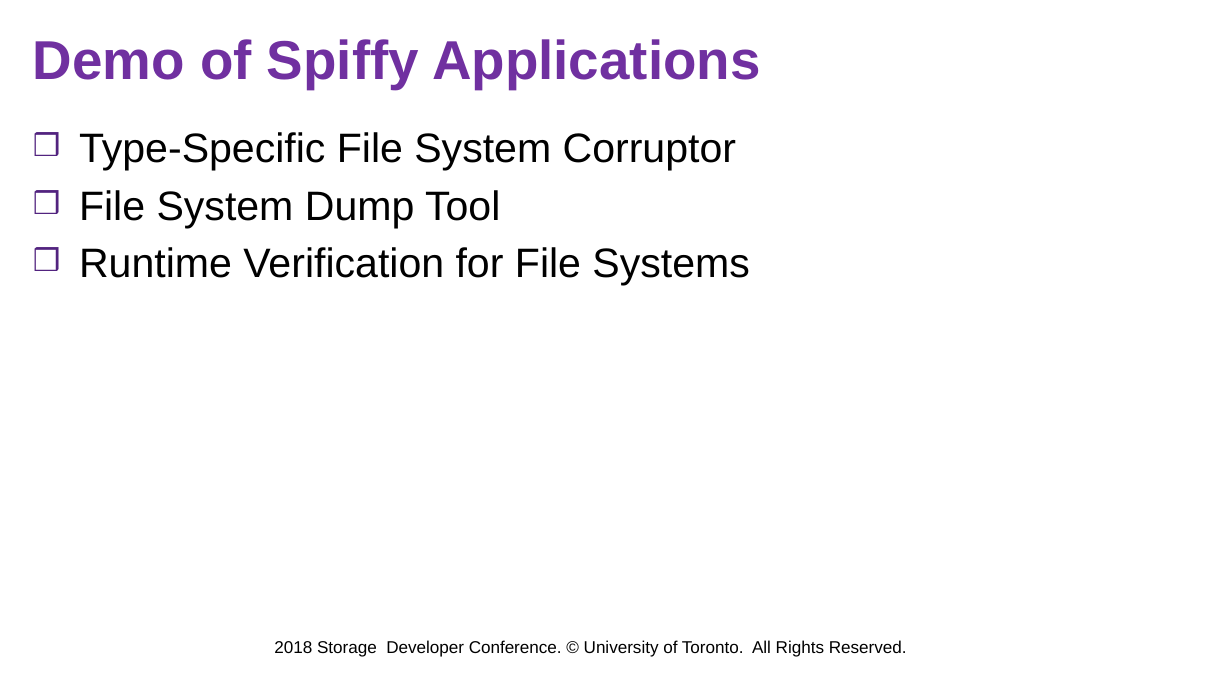
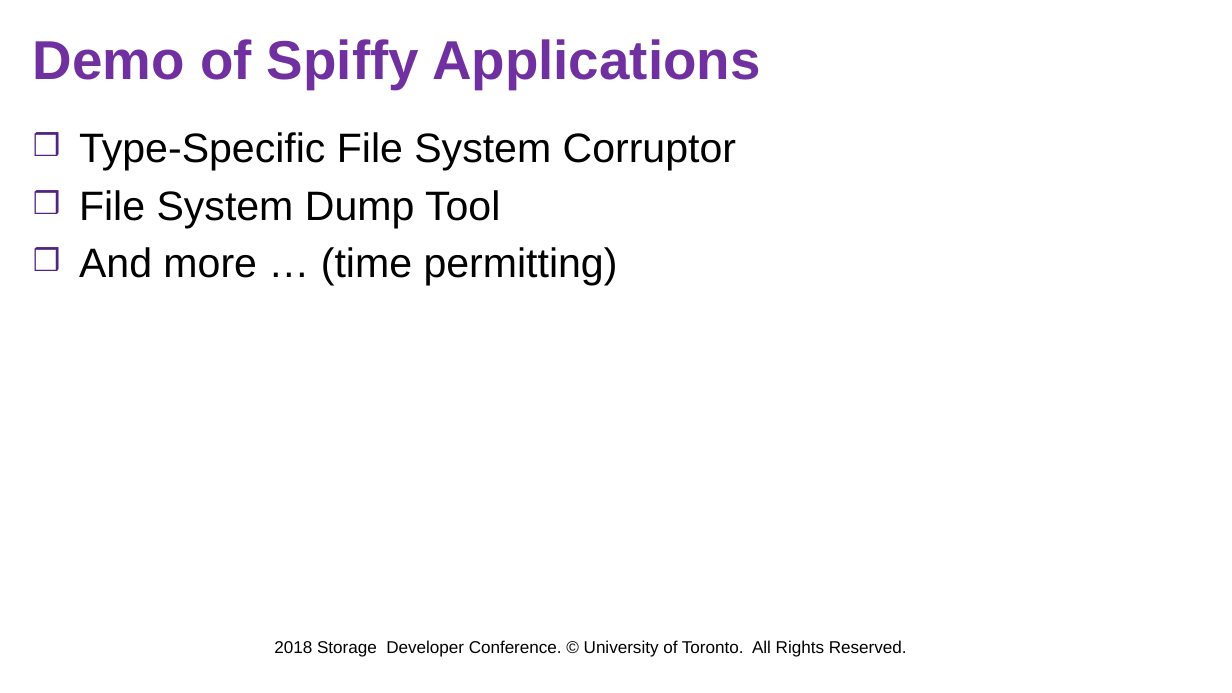
Before and after one commit to jacksun007/spiffy-paper, a slide deck: slide 58 of talk/sdc18_spiffy.pptx. Drawn at 1232x693 pixels with LibreOffice and Linux fonts; fonts in the diff are those of the drawing; background and template pictures are left out. Boxes give left, top, right and bottom in pixels: in the first picture for what was removed or moved away, otherwise in the second. Text is boxed around its words. In the diff, an @@ line names an element or a change of style, - is before the commit and + after.

Commit message:
added demo video capture

```diff
--- a/talk/sdc18_spiffy.pptx
+++ b/talk/sdc18_spiffy.pptx
@@ text at (x1=79, y1=247, x2=618, y2=285): text changed @@
-❒ Runtime Verification for File Systems
+❒ And more … (time permitting)
```
Also in this commit, not shown: 1 other file.
